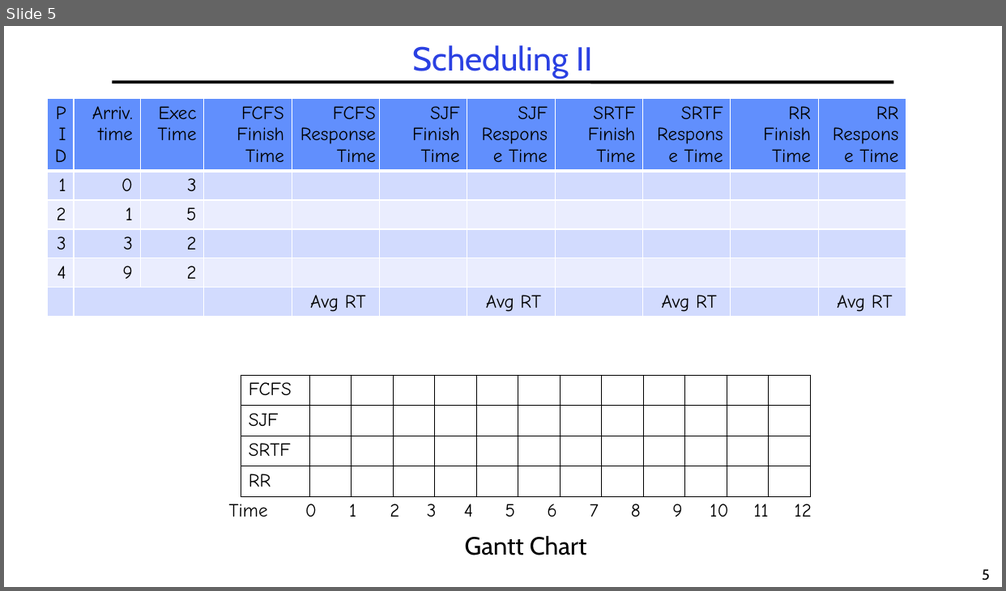
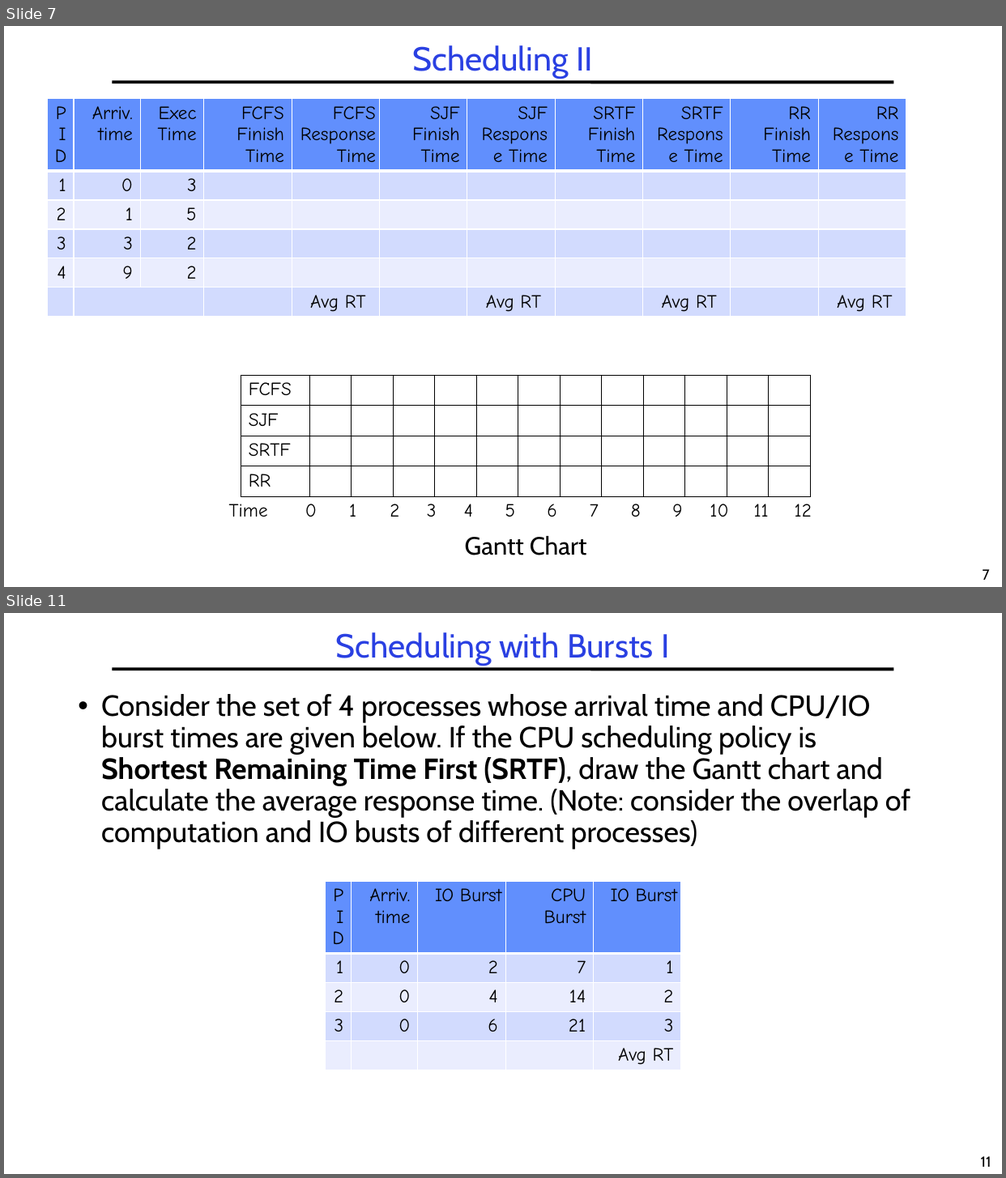
Before and after one commit to guhofstra/CSC256Fa25, a slide deck: PPTs/L5-Exercises ANS.pptx. Shown one above the other, each under a label of ours: slide 5 before the commit, slides 7 and 11 after it; the slides between them are not shown. The pictures are 1006x591 and 1006x1178 pixels, drawn with LibreOffice and Linux fonts; fonts in the diff are those of the drawing. Boxes give left, top, right and bottom in pixels: in the first picture for what was removed or moved away, otherwise in the second. Text is boxed around its words. In the diff, an @@ line names an element or a change of style, - is before the commit and + after.

```diff
--- a/PPTs/L5-Exercises ANS.pptx
+++ b/PPTs/L5-Exercises ANS.pptx
@@ slide 11 added at [4,613,1002,1174], background #FFFFFF; not listed: 2 template elements that a slide beside it also shows @@
@@ title added at [336,632,669,666], 32 pt, text #2A40E2 @@
+Scheduling with Bursts I
@@ text added at [101,694,910,850], 28 pt, text #000000 @@
+• Consider the set of 4 processes whose arrival time and CPU/IO burst times are given below. If the CPU scheduling policy is Shortest Remaining Time First (SRTF), draw the Gantt chart and calculate the average response time. (Note: consider the overlap of computation and IO busts of different processes)
@@ table added at [325,881,681,1076], 5 rows, 5 columns @@
+PID | Arriv. time | IO Burst | CPU Burst | IO Burst
+1 | 0 | 2 | 7 | 1
+2 | 0 | 4 | 14 | 2
+3 | 0 | 6 | 21 | 3
+ |  |  |  | Avg RT
@@ what was slide 5 is now slide 7 @@
@@ page number at [982,570,990,580]: text changed @@
-5
+7
```
Also in this commit, not shown: 2 slides changed, 7 other slides added, 3 other files.
